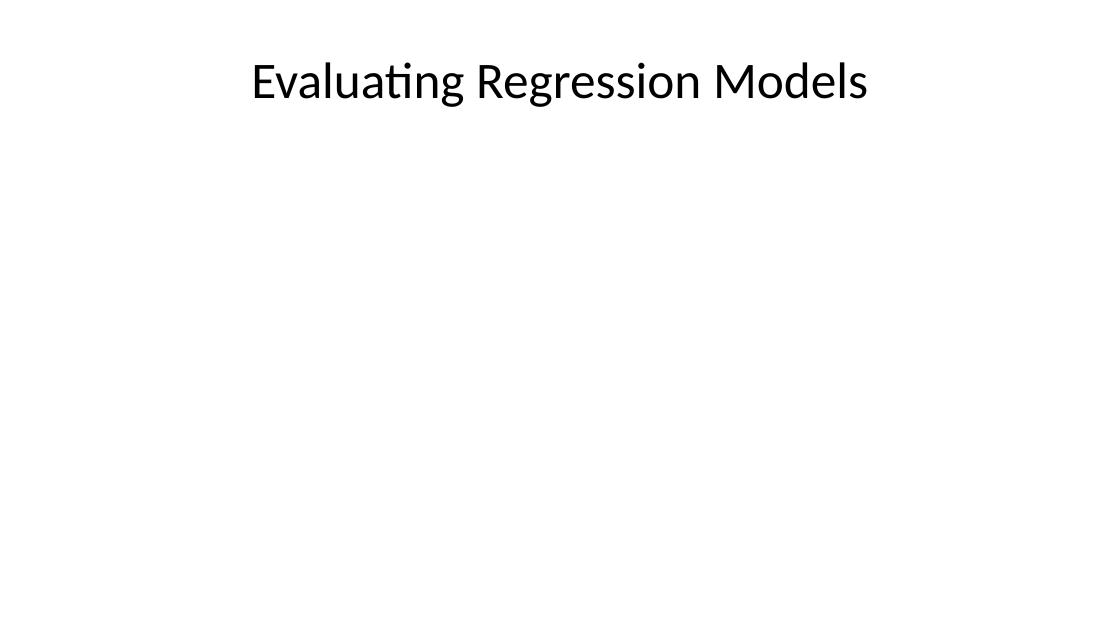
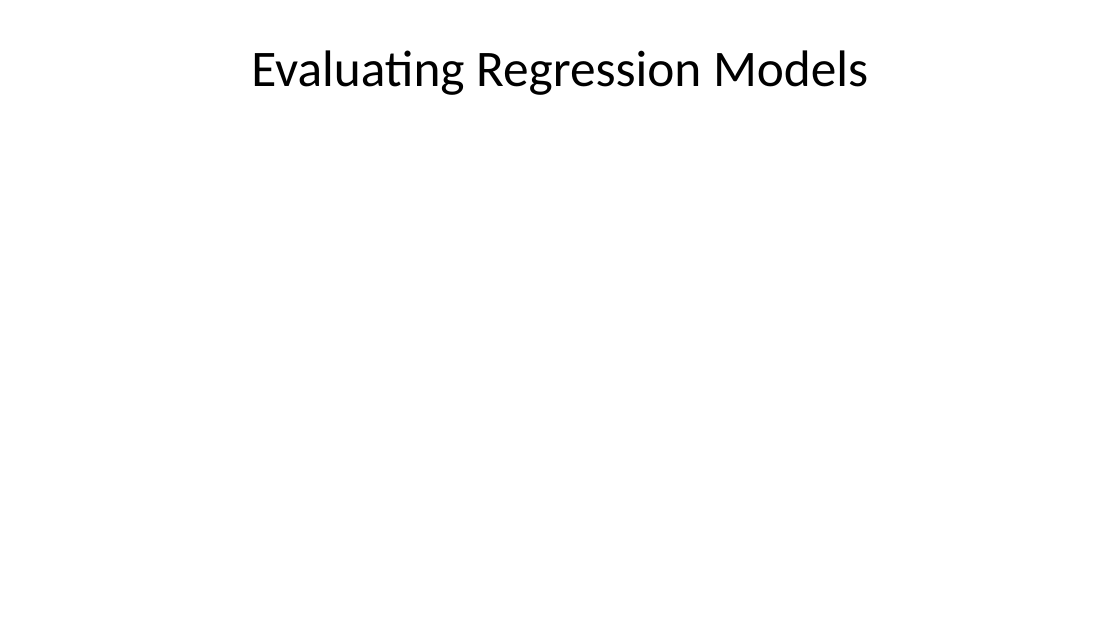
Before and after one commit to StephenElston/CSCI-E-83, a slide deck: slide 30 of LectureSlides/08_IntroductionToLinearModels.pptx. Drawn at 1120x630 pixels with LibreOffice and Linux fonts; fonts in the diff are those of the drawing; grey boxes stand for pictures. Boxes give left, top, right and bottom in pixels: in the first picture for what was removed or moved away, otherwise in the second. Text is boxed around its words. In the diff, an @@ line names an element or a change of style, - is before the commit and + after.

```diff
--- a/LectureSlides/08_IntroductionToLinearModels.pptx
+++ b/LectureSlides/08_IntroductionToLinearModels.pptx
@@ title "Evaluating Regression Models": place and size @@
-title "Evaluating Regression Models" at bbox=[251, 62, 868, 107]
+title "Evaluating Regression Models" at bbox=[251, 50, 868, 95]
```
Also in this commit, not shown: 13 other slides changed, 1 slide added, 1 slide removed.
